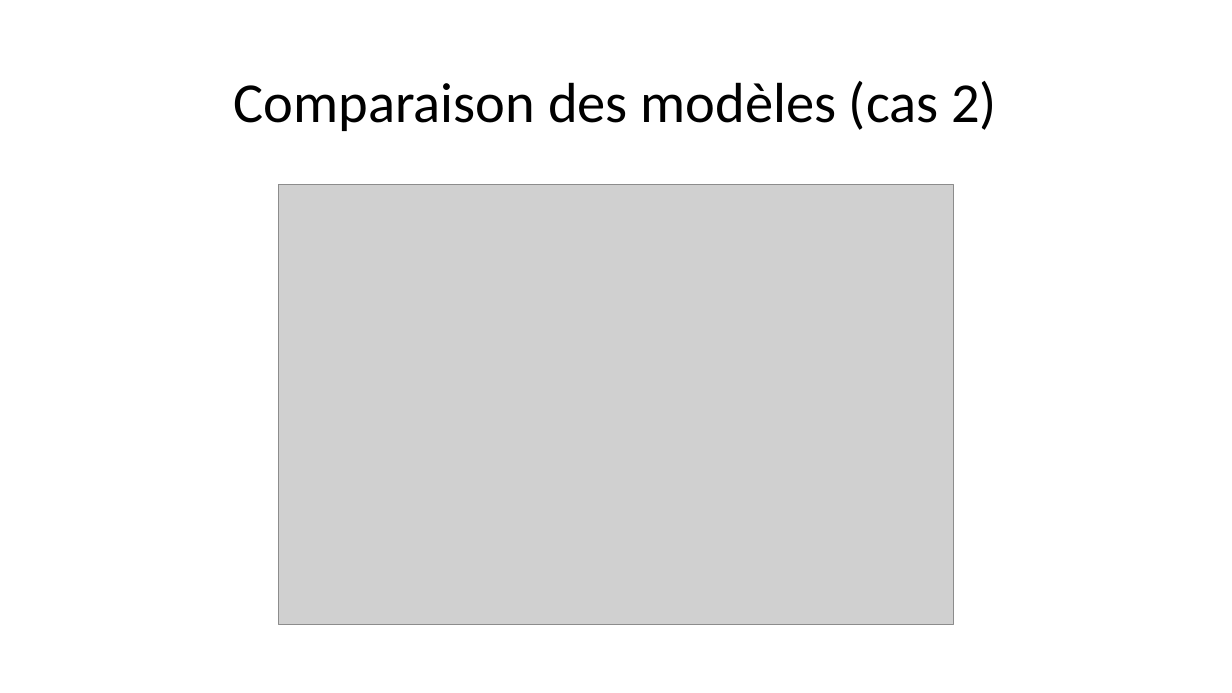
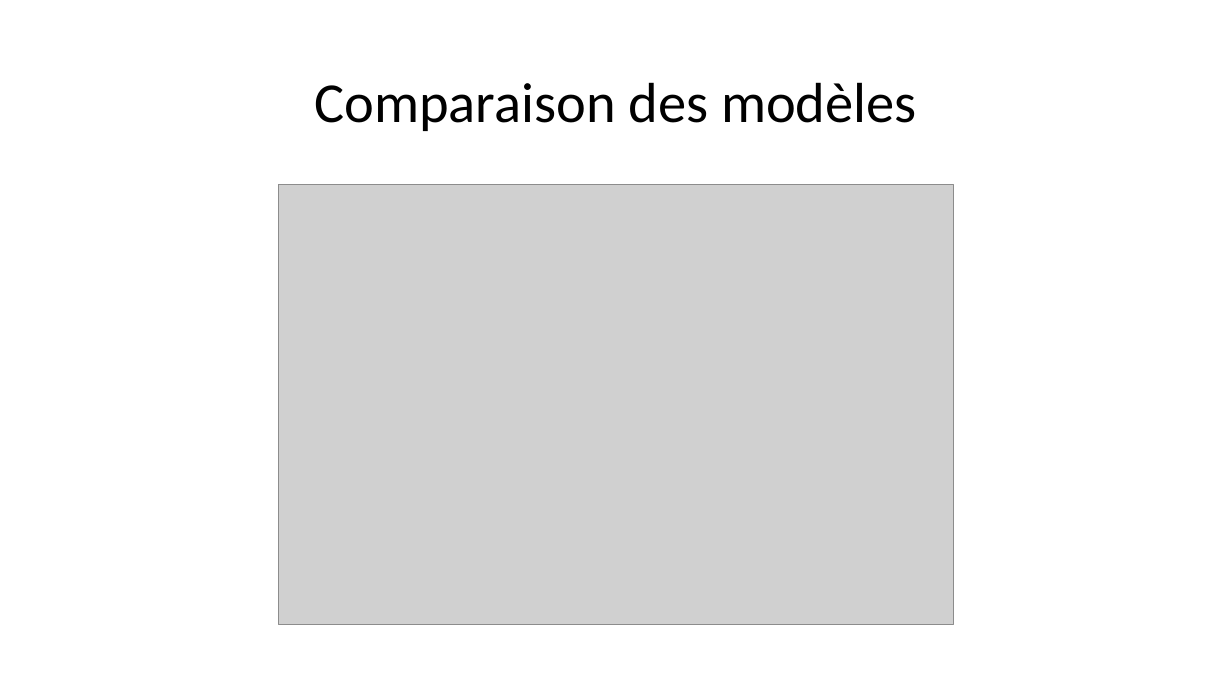
Before and after one commit to morganscao/Projet8, a slide deck: slide 25 of Rapport/P8 - Présentation.pptx. Drawn at 1232x693 pixels with LibreOffice and Linux fonts; fonts in the diff are those of the drawing; grey boxes stand for pictures. Boxes give left, top, right and bottom in pixels: in the first picture for what was removed or moved away, otherwise in the second. Text is boxed around its words. In the diff, an @@ line names an element or a change of style, - is before the commit and + after.

```diff
--- a/Rapport/P8 - Présentation.pptx
+++ b/Rapport/P8 - Présentation.pptx
@@ title at <box>314,82,917,131</box>: text changed @@
-Comparaison des modèles (cas 2)
+Comparaison des modèles
```
Also in this commit, not shown: 13 other slides changed, 5 slides added, 4 slides removed.
